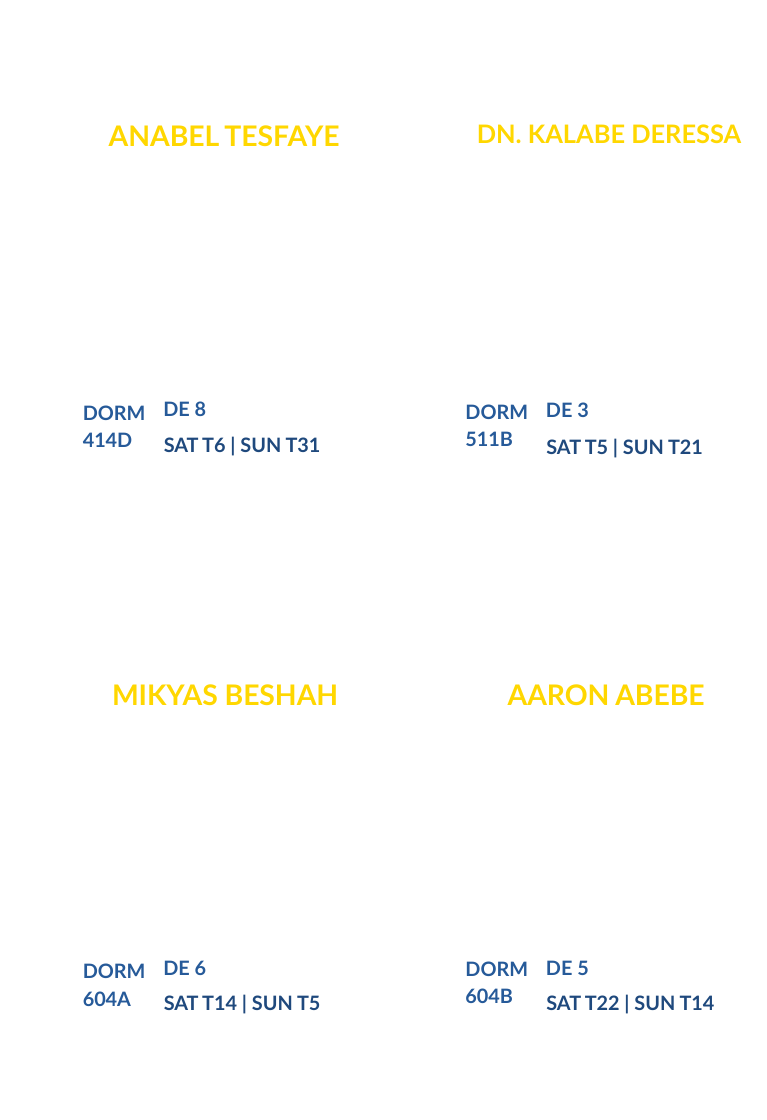
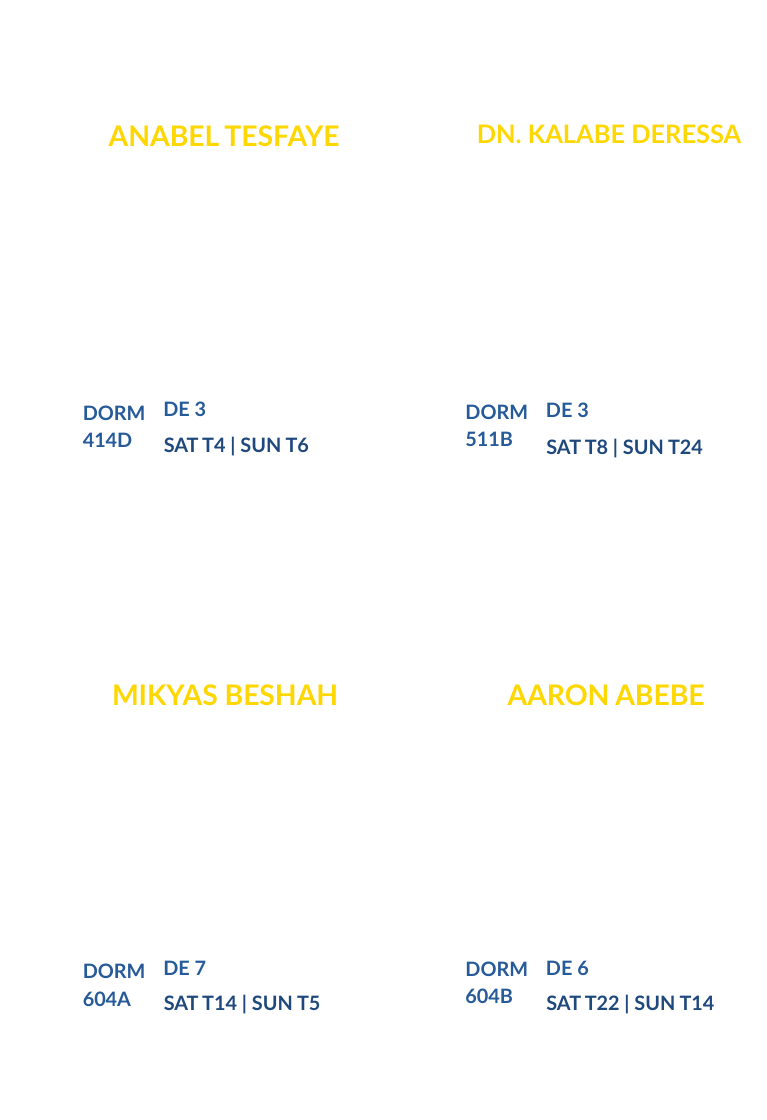
Before and after one commit to nahom8423/campusministry, a slide deck: slide 80 of output/filled_badges.pptx. Drawn at 767x1120 pixels with LibreOffice and Linux fonts; fonts in the diff are those of the drawing. Boxes give left, top, right and bottom in pixels: in the first picture for what was removed or moved away, otherwise in the second. Text is boxed around its words. In the diff, an @@ line names an element or a change of style, - is before the commit and + after.

```diff
--- a/output/filled_badges.pptx
+++ b/output/filled_badges.pptx
@@ text at <box>163,401,207,416</box>: text changed @@
-DE 8
+DE 3
@@ text at <box>164,437,309,452</box>: text changed @@
-SAT T6 | SUN T31
+SAT T4 | SUN T6
@@ text at <box>546,439,703,454</box>: text changed @@
-SAT T5 | SUN T21
+SAT T8 | SUN T24
@@ text at <box>163,960,207,975</box>: text changed @@
-DE 6
+DE 7
@@ text at <box>546,960,589,975</box>: text changed @@
-DE 5
+DE 6
```
Also in this commit, not shown: 83 other slides changed, 3 other files.
